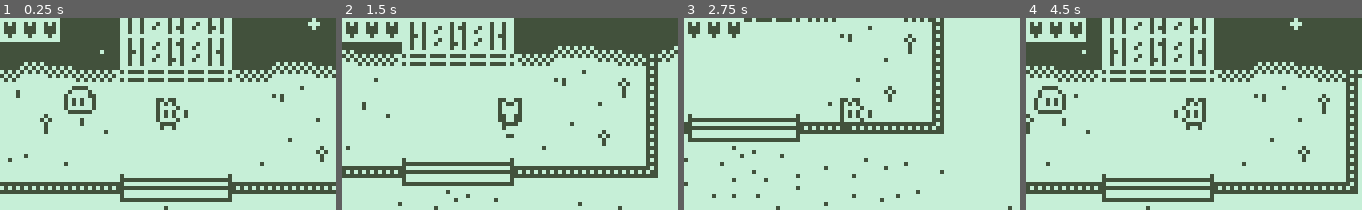
Above: before the commit, frames 1-4 (left to right).
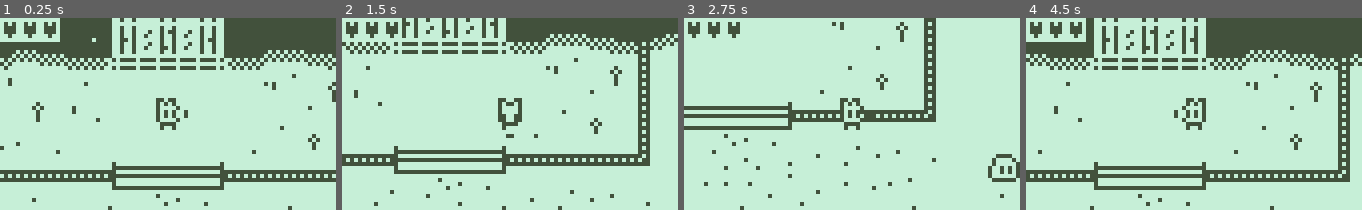
Above: after the commit, the same moments.

Repository: Streamfire/Nokia3310-DeathIsGood
Game: Godot game, scene res://internal/Scenes/Main.tscn
Two runs of this game, one before a commit and one after it. Both use one fixed random seed, a clock stepped at 60 frames per second and the inputs below. This scene is started directly instead of the project's main scene.
Inputs:
- Up to frame 1 (0.25 s): no input
- Up to frame 2 (1.5 s): hold Right (move_right) 0.53-1.28 s; hold S (aim_down) 0.53-1.28 s; hold Down (move_down) from 1.28 s (still down); tap A (aim_left) at 1.35 s
- Up to frame 3 (2.75 s): release Down (move_down) at 2.03 s; hold Right (move_right) from 2.03 s (still down); hold D (aim_right) from 2.03 s (still down)
- Up to frame 4 (4.5 s): release Right (move_right) at 2.78 s; release D (aim_right) at 2.78 s; hold Up (move_up) 2.78-3.53 s; tap W (aim_up) at 2.85 s; hold S (aim_down) 3.53-4.28 s; hold Left (move_left) from 3.53 s (still down); tap A (aim_left) at 4.35 s

The runs differ from the first frame. In frame 1, 23% of the frame differs, in the area x 0-100%, y 0-100%; in frame 2, 21%; in frame 3, 12%; in frame 4, 24%.

Commit message:
slimedeath

Diff:
--- a/internal/Scenes/Main.tscn
+++ b/internal/Scenes/Main.tscn
@@ -7,14 +7,50 @@
 [node name="Main" type="Node2D"]
 
 [node name="Player" parent="." instance=ExtResource( 1 )]
+position = Vector2( 96, 108 )
 z_index = 25
 
 [node name="Map" type="Node2D" parent="."]
 
 [node name="Slime" parent="Map" instance=ExtResource( 2 )]
-position = Vector2( -20, -3 )
+position = Vector2( 208, 91 )
+z_index = 24
+
+[node name="Slime3" parent="Map" instance=ExtResource( 2 )]
+position = Vector2( 263, 104 )
+z_index = 24
+
+[node name="Slime7" parent="Map" instance=ExtResource( 2 )]
+position = Vector2( 221, 104 )
+z_index = 24
+
+[node name="Slime8" parent="Map" instance=ExtResource( 2 )]
+position = Vector2( 221, 104 )
+z_index = 24
+
+[node name="Slime4" parent="Map" instance=ExtResource( 2 )]
+position = Vector2( 231, 141 )
+z_index = 24
+
+[node name="Slime6" parent="Map" instance=ExtResource( 2 )]
+position = Vector2( 242, 109 )
+z_index = 24
+
+[node name="Slime5" parent="Map" instance=ExtResource( 2 )]
+position = Vector2( 191, 110 )
+z_index = 24
+
+[node name="Slime9" parent="Map" instance=ExtResource( 2 )]
+position = Vector2( 184, 137 )
+z_index = 24
+
+[node name="Slime2" parent="Map" instance=ExtResource( 2 )]
+position = Vector2( 237, 82 )
 z_index = 24
 
 [node name="outermap" type="Sprite" parent="Map"]
-position = Vector2( 74, -9 )
 texture = ExtResource( 3 )
+centered = false
+__meta__ = {
+"_edit_lock_": true
+}
--- a/internal/Scenes/Player.tscn
+++ b/internal/Scenes/Player.tscn
@@ -1142,7 +1142,10 @@
 
 [node name="camera" type="Camera2D" parent="."]
 current = true
-limit_top = -105
+limit_left = 0
+limit_top = 0
+limit_right = 336
+limit_bottom = 192
 
 [node name="background" type="Sprite" parent="camera"]
 position = Vector2( 1, 0 )
--- a/internal/Scenes/Slime.tscn
+++ b/internal/Scenes/Slime.tscn
@@ -10,6 +10,8 @@
 [sub_resource type="GDScript" id=1]
 script/source = "extends KinematicBody2D
 
+
+export var HP:int = 1
 export var speed:float = 0.75
 export var shot_cooldown:float = 0.5
 export var direction_refresh_time:float = 2.5
@@ -85,6 +87,13 @@
 	shotCD-=delta
 	dirCD -=delta
 
+
+
+func _on_Area2D_area_entered(area):
+	HP-=1
+	if(HP<=0):
+		queue_free()
+	pass # Replace with function body.
 "
 
 [sub_resource type="RectangleShape2D" id=2]
@@ -1045,8 +1054,9 @@
 
 [node name="Area2D" type="Area2D" parent="."]
 collision_layer = 8
-collision_mask = 5
+collision_mask = 4
 
 [node name="CollisionShape2D" type="CollisionShape2D" parent="Area2D"]
 position = Vector2( 0, -1 )
 shape = SubResource( 11 )
+[connection signal="area_entered" from="Area2D" to="." method="_on_Area2D_area_entered"]
Not shown, added: Assets/Graphics/Splash/youdead.png.import
Not shown, added: Assets/Graphics/Splash/youwin.png.import
